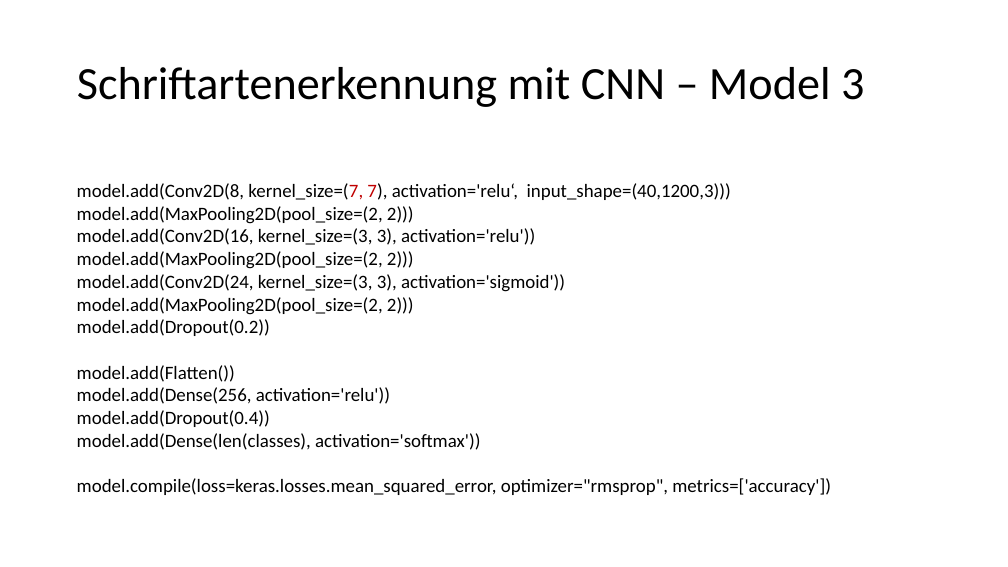
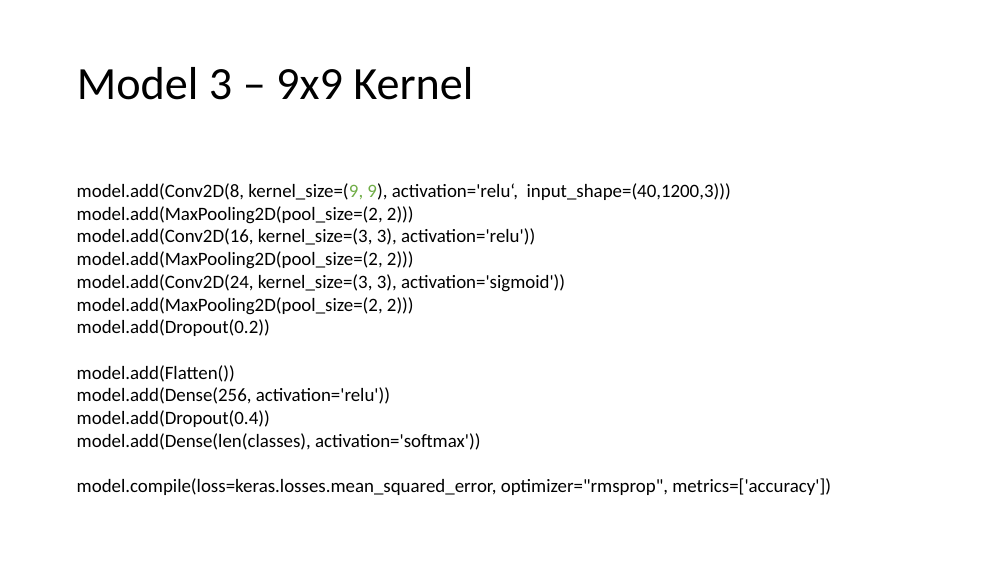
Before and after one commit to alex-ta/Fontinator, a slide deck: slide 7 of NeuronalNet/Alex/Schriftartenerkennung mit CNN.pptx. Drawn at 1008x567 pixels with LibreOffice and Linux fonts; fonts in the diff are those of the drawing. Boxes give left, top, right and bottom in pixels: in the first picture for what was removed or moved away, otherwise in the second. Text is boxed around its words. In the diff, an @@ line names an element or a change of style, - is before the commit and + after.

```diff
--- a/NeuronalNet/Alex/Schriftartenerkennung mit CNN.pptx
+++ b/NeuronalNet/Alex/Schriftartenerkennung mit CNN.pptx
@@ title at [77,67,473,100]: text changed @@
-Schriftartenerkennung mit CNN – Model 3
+Model 3 – 9x9 Kernel
@@ text at [77,183,731,200]: text changed @@
-model.add(Conv2D(8, kernel_size=(7, 7), activation='relu‘, input_shape=(40,1200,3)))
+model.add(Conv2D(8, kernel_size=(9, 9), activation='relu‘, input_shape=(40,1200,3)))
```
Also in this commit, not shown: 10 other slides changed, 6 slides removed, 21 other files.
